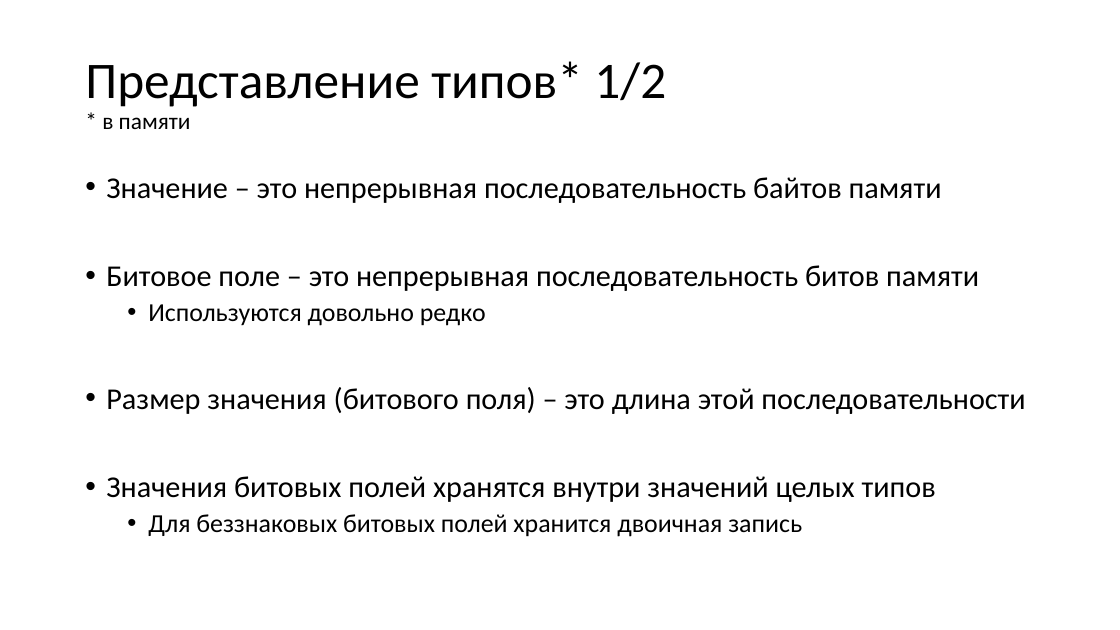
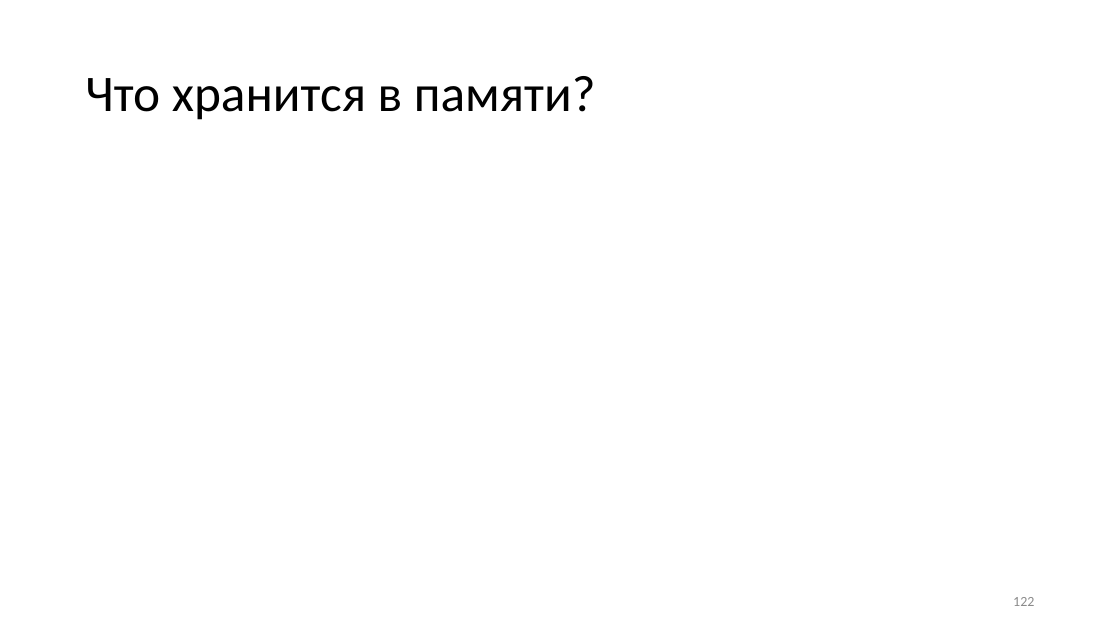
Before and after one commit to Evgueni-Petrov-aka-espetrov/Algorithms-and-Programming-in-C-pptx, a slide deck: slide 122 of 03.5 Типы языка С.pptx (slide 17 before the commit). Drawn at 1120x630 pixels with LibreOffice and Linux fonts; fonts in the diff are those of the drawing. Boxes give left, top, right and bottom in pixels: in the first picture for what was removed or moved away, otherwise in the second. Text is boxed around its words. In the diff, an @@ line names an element or a change of style, - is before the commit and + after.

```diff
--- a/03.5 Типы языка С.pptx
+++ b/03.5 Типы языка С.pptx
@@ title at bbox=[85, 76, 596, 120]: text changed @@
-Представление типов* 1/2
-* в памяти
+Что хранится в памяти?
@@ text removed at bbox=[106, 177, 1025, 537] @@
-• Значение – это непрерывная последовательность байтов памяти
-• Битовое поле – это непрерывная последовательность битов памяти
-  • Используются довольно редко
-• Размер значения (битового поля) – это длина этой последовательности
-• Значения битовых полей хранятся внутри значений целых типов
-  • Для беззнаковых битовых полей хранится двоичная запись
@@ page number added at bbox=[1013, 597, 1034, 606], 12 pt, text #8C8C8C @@
+122
```
Also in this commit, not shown: 14 other slides changed, 142 slides added, 13 slides removed.
